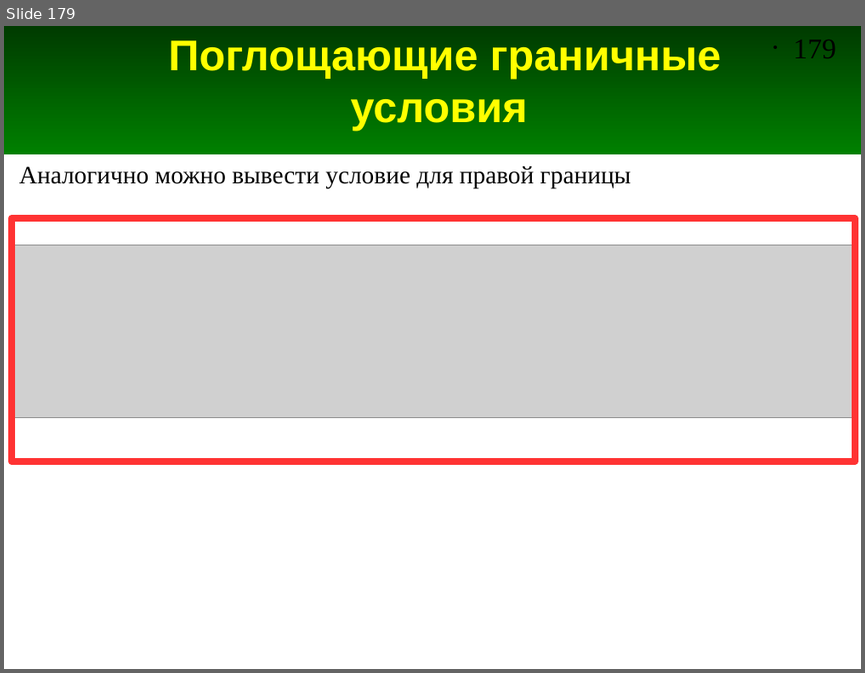
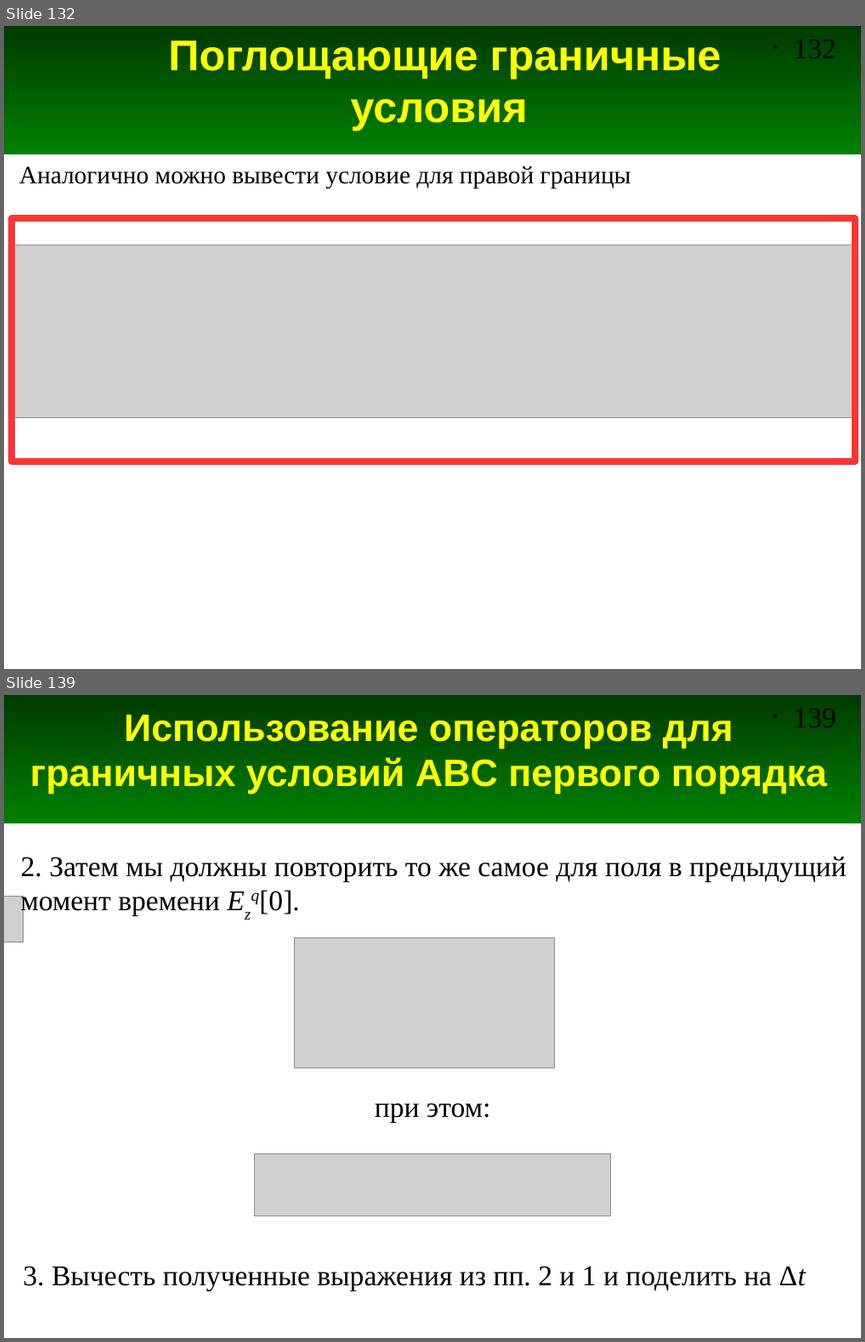
Before and after one commit to andris0147sv/modelling, a slide deck: presentations/2. FDTD.odp. Shown one above the other, each under a label of ours: slide 179 before the commit, slides 132 and 139 after it; the slides between them are not shown. The pictures are 865x673 and 865x1342 pixels, drawn with LibreOffice and Linux fonts; fonts in the diff are those of the drawing; grey boxes stand for pictures. Boxes give left, top, right and bottom in pixels: in the first picture for what was removed or moved away, otherwise in the second. Text is boxed around its words. In the diff, an @@ line names an element or a change of style, - is before the commit and + after.

```diff
--- a/presentations/2. FDTD.odp
+++ b/presentations/2. FDTD.odp
@@ slide 139 added at (4, 695, 861, 1338), background #FFFFFF; not listed: 2 template elements that a slide beside it also shows @@
@@ title added at (30, 715, 827, 794), 32 pt, text #FFFF00, bold @@
+Использование операторов для граничных условий ABC первого порядка
@@ text added at (21, 857, 846, 916), 24 pt, text #000000 @@
+2. Затем мы должны повторить то же самое для поля в предыдущий
+момент времени Ezq[0].
@@ picture added at (4, 896, 23, 941) @@
@@ picture added at (295, 937, 554, 1067) @@
@@ text added at (375, 1103, 490, 1122), 24 pt, text #000000 @@
+при этом:
@@ picture added at (254, 1153, 612, 1216) @@
@@ text added at (23, 1265, 806, 1291), 24 pt, text #000000 @@
+3. Вычесть полученные выражения из пп. 2 и 1 и поделить на Δt
@@ what was slide 179 is now slide 132 @@
@@ page number at (793, 40, 835, 58): text changed @@
-• 179
+• 132
```
Also in this commit, not shown: 8 slides changed, 16 other slides added, 6 other files.
